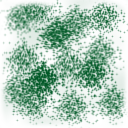
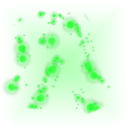
The second (128, 128) image is a revision of the first. Changes to its layers:
added layer "Layer 0" above "Layer 1" over [1, 9, 111, 115]
added layer "Layer 1" (44%) above "Layer 2" over [0, 1, 128, 128]
removed layer "Layer 5" over [0, 0, 128, 128]
removed layer "Layer 4" (was 17%) over [0, 0, 128, 128]
